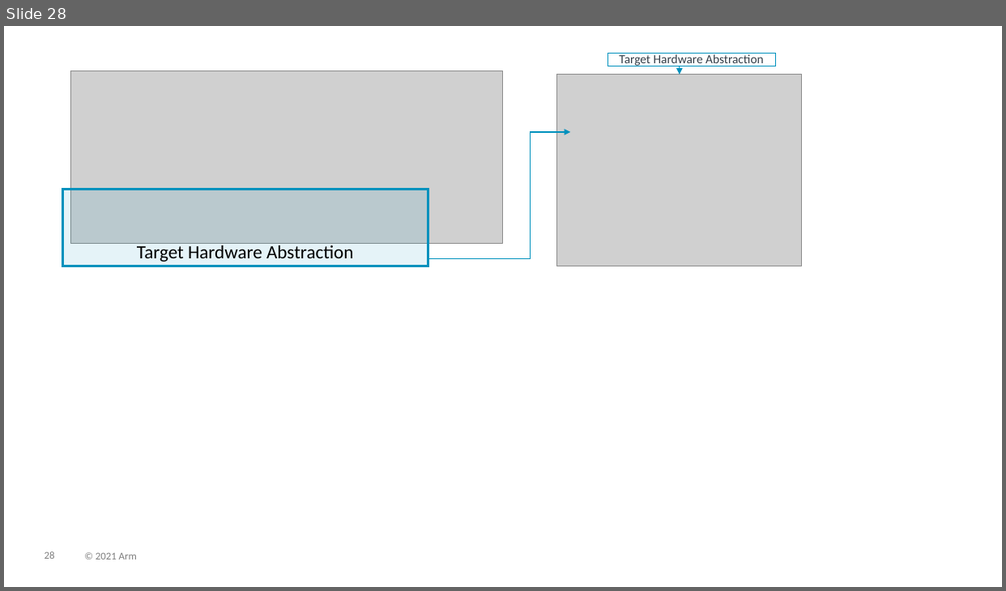
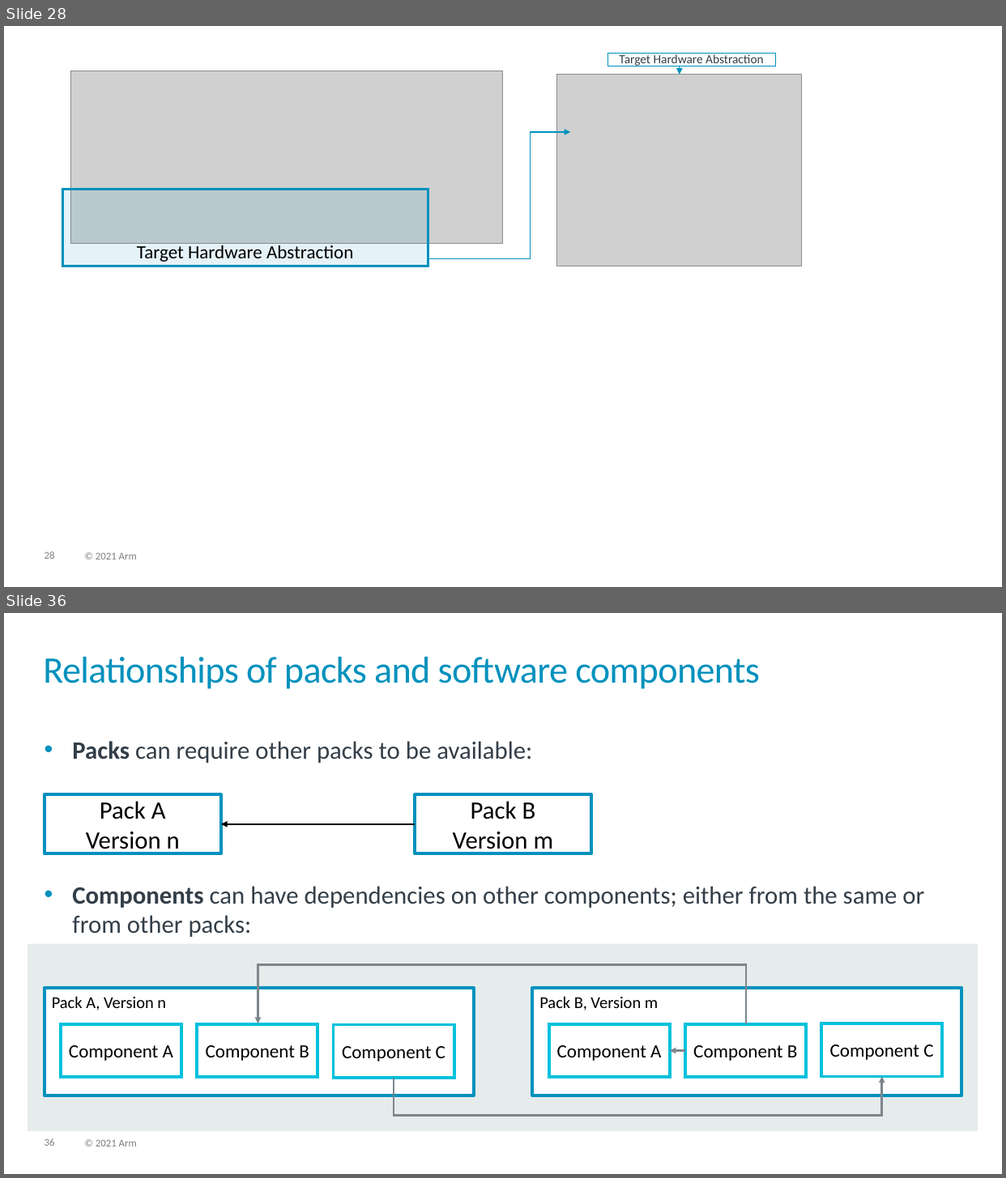
Before and after one commit to Open-CMSIS-Pack/cmsis-toolbox, a slide deck: docs/images/overview.pptx. Shown one above the other, each under a label of ours: slide 28 before the commit, slides 28 and 36 after it; the slides between them are not shown. The pictures are 1006x591 and 1006x1178 pixels, drawn with LibreOffice and Linux fonts; fonts in the diff are those of the drawing; grey boxes stand for pictures. Boxes give left, top, right and bottom in pixels: in the first picture for what was removed or moved away, otherwise in the second. Text is boxed around its words. In the diff, an @@ line names an element or a change of style, - is before the commit and + after.

Commit message:
Updated CMSIS-Toolbox documentation (#81)
Added: Create applications from components
Fixed content-map description (#78)
Clarified pack - path:
Corrected Images

---------

```diff
--- a/docs/images/overview.pptx
+++ b/docs/images/overview.pptx
@@ slide 36 added at (4,613,1002,1174), background #FFFFFF; not listed: 2 template elements that a slide beside it also shows @@
@@ title added at (43,657,760,689), 36 pt, text #0091BD @@
+Relationships of packs and software components
@@ text added at (72,741,924,937), 24 pt, text #333E48 @@
+• Packs can require other packs to be available:
+• Components can have dependencies on other components; either from the same or from other packs:
@@ rectangle added at (44,795,221,854), outline #0091BD 3 pt, 24 pt, text #000000 @@
+Pack A
+Version n
@@ rectangle added at (415,795,592,854), outline #0091BD 3 pt, 24 pt, text #000000 @@
+Pack B
+Version m
@@ arrow added from (415, 824) to (221, 824), #000000 2 pt @@
@@ rectangle added at (28,944,978,1131), fill #E5ECEB @@
@@ elbow arrow added from (746, 1024) to (258, 1024), #7D868C 2 pt @@
@@ rectangle added at (44,988,474,1096), fill #FFFFFF, outline #0091BD 3 pt, 16 pt, text #000000 @@
+Pack A, Version n
@@ rectangle added at (533,988,962,1096), fill #FFFFFF, outline #0091BD 3 pt, 16 pt, text #000000 @@
+Pack B, Version m
@@ rectangle added at (61,1024,181,1078), outline #00C1DC 3 pt, 18 pt, text #000000 @@
+Component A
@@ rectangle added at (197,1024,317,1078), outline #00C1DC 3 pt, 18 pt, text #000000 @@
+Component B
@@ rectangle added at (334,1024,454,1078), outline #00C1DC 3 pt, 18 pt, text #000000 @@
+Component C
@@ rectangle added at (549,1024,670,1078), outline #00C1DC 3 pt, 18 pt, text #000000 @@
+Component A
@@ rectangle added at (685,1024,806,1078), outline #00C1DC 3 pt, 18 pt, text #000000 @@
+Component B
@@ rectangle added at (821,1024,942,1077), outline #00C1DC 3 pt, 18 pt, text #000000 @@
+Component C
@@ arrow added from (685, 1051) to (670, 1051), #7D868C 2 pt @@
@@ elbow arrow added from (394, 1078) to (882, 1077), #7D868C 2 pt @@
```
Also in this commit, not shown: 2 slides changed, 12 other slides added, 10 other files.
